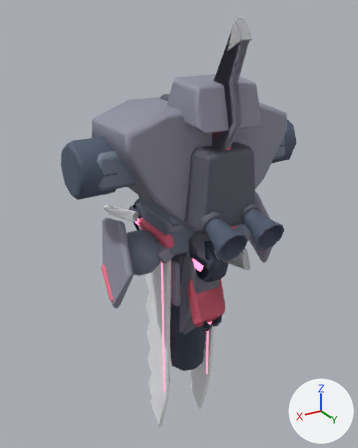
Before and after pictures for a commit that changed the glTF model src/client/render/mech/assets/roster/razor.glb.
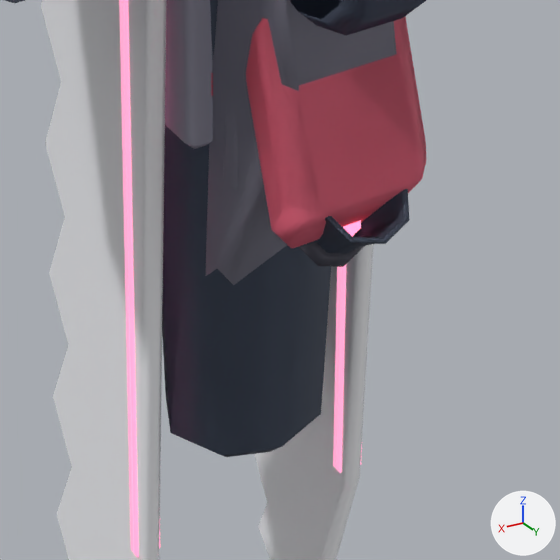
Each version is shown whole from a 50 mm lens placed at (3.21, 5.12, 2.58), pointed at (-0.06, -0.33, -0.15), then close up on the part from 38% to 71% of the width and 61% to 88% of the height. Every picture has the same lights, and +X, +Y and +Z are marked at lower right. The first two pictures are the older version. Where no turn or scale is listed for an object, it has been applied to the vertices. Vertices at exactly the same position are counted once.

The older version as bpy lines, for what is in view:
```python
me_elr_g = bpy.data.meshes.new('elR/G')
me_elr_g.from_pydata(...)  # 8 vertices, 12 faces; spans x -0.42..-0.34, y 0.0..0.06, z -2.6..-0.3
me_elr_g.materials.append(mat_razor___g_003)  # pink #ff93b7, glowing pink #ff93b7
me_kneel_d = bpy.data.meshes.new('kneeL/D')
me_kneel_d.from_pydata(...)  # 288 vertices, 563 faces; spans x -0.27..0.33, y -0.26..0.73, z -2.15..0.26
me_kneel_d.materials.append(mat_razor___d_003)  # dark blue #515c70
me_kneel_f = bpy.data.meshes.new('kneeL/F')
me_kneel_f.from_pydata(...)  # 128 vertices, 248 faces; spans x -0.1..0.32, y -0.21..0.55, z -1.39..0.21
me_kneel_f.materials.append(mat_razor___f_003)  # dark grey #5f5f6d
me_kneer_d = bpy.data.meshes.new('kneeR/D')
me_kneer_d.from_pydata(...)  # 288 vertices, 563 faces; spans x -0.33..0.27, y -0.26..0.73, z -2.15..0.26
me_kneer_d.materials.append(mat_razor___d_003)  # dark blue #515c70
me_kneer_f = bpy.data.meshes.new('kneeR/F')
me_kneer_f.from_pydata(...)  # 128 vertices, 248 faces; spans x -0.32..0.1, y -0.21..0.55, z -1.39..0.21
me_kneer_f.materials.append(mat_razor___f_003)  # dark grey #5f5f6d
ob_elr_g = bpy.data.objects.new('elR/G', me_elr_g)
ob_elr_g.location = (0.0, 0.0, 0.0)
ob_kneel_d = bpy.data.objects.new('kneeL/D', me_kneel_d)
ob_kneel_d.location = (0.0, 0.0, 0.0)
ob_kneel_f = bpy.data.objects.new('kneeL/F', me_kneel_f)
ob_kneel_f.location = (0.0, 0.0, 0.0)
ob_kneer_d = bpy.data.objects.new('kneeR/D', me_kneer_d)
ob_kneer_d.location = (0.0, 0.0, 0.0)
ob_kneer_f = bpy.data.objects.new('kneeR/F', me_kneer_f)
ob_kneer_f.location = (0.0, 0.0, 0.0)
# also in view: 'shL/P' at (0.2, 0.0, -0.31); 'ankleR/D' at (0.0, -0.35, -0.32); 'elR/T' at (-0.36, -0.18, -1.72); 'hipR/D' at (0.0, 0.0, -1.22); 'kneeR/S' at (0.0, 0.48, -0.9)
```
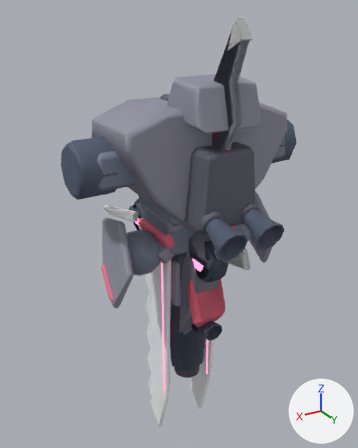
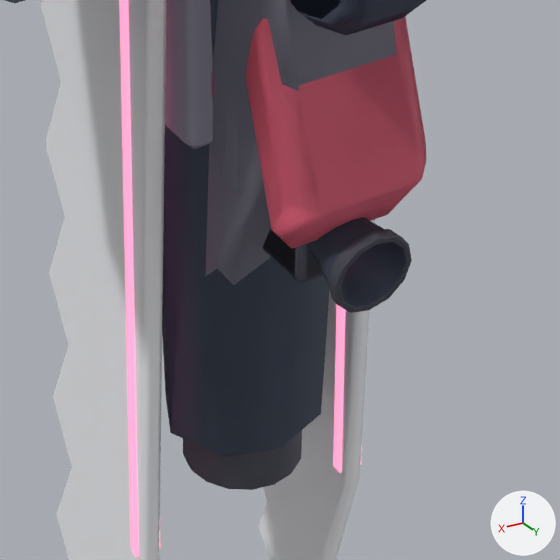
What differs and where, as boxes [x1, y1, x2, y2] in the close-ups (560 x 560 px):
'kneeR/D', reshaped (not visible before)
    after: [308, 217, 410, 311]
'hipL/F', added
    after: [183, 430, 302, 490]
'kneeL/F', reshaped (not visible before)
    after: [263, 229, 412, 313]
'kneeL/D', reshaped (not visible afterwards)
    before: [315, 189, 410, 254]
part 2 of me_kneel_f, added
    after: [328, 229, 412, 313]
part 3 of me_kneel_f, added
    after: [263, 229, 323, 282]
part 5 of me_kneer_f, deleted
    before: [299, 234, 364, 267]

What the commit changed:
me_kneel_d is used by ob_kneel_d; location (0.0, 0.0, 0.0).
me_kneel_d had 288 vertices, 563 faces and spanned x -0.27..0.33, y -0.26..0.73, z -2.15..0.26.
me_kneel_d now has 328 vertices, 644 faces and spans x -0.27..0.33, y -0.26..0.69, z -2.15..0.26.
Part 1, on me_kneel_d:
128 vertices are removed from x -0.14..0.14, y 0.43..0.73, z -1.34..-1.04.
255 faces are deleted.
Other edits to the shape of me_kneel_d do not show in these pictures.
me_kneel_f is used by ob_kneel_f; location (0.0, 0.0, 0.0).
me_kneel_f had 128 vertices, 248 faces and spanned x -0.1..0.32, y -0.21..0.55, z -1.39..0.21.
me_kneel_f now has 478 vertices, 940 faces and spans x -0.24..0.32, y -0.24..0.69, z -2.36..0.24.
me_kneel_f part 2: a new loose piece of 144 vertices spanning x -0.13..0.13, y 0.62..0.69, z -1.46..-1.2, in mat_razor___f_003 (dark grey #5f5f6d).
me_kneel_f part 3: a new loose piece of 56 vertices spanning x -0.11..0.11, y 0.24..0.47, z -1.46..-1.14, in mat_razor___f_003 (dark grey #5f5f6d).
Other edits to the shape of me_kneel_f do not show in these pictures.
me_kneer_d is used by ob_kneer_d; location (0.0, 0.0, 0.0).
me_kneer_d had 288 vertices, 563 faces and spanned x -0.33..0.27, y -0.26..0.73, z -2.15..0.26.
me_kneer_d now has 328 vertices, 644 faces and spans x -0.33..0.27, y -0.26..0.69, z -2.15..0.26.
me_kneer_d part 4: a new loose piece of 168 vertices spanning x -0.13..0.13, y 0.4..0.69, z -1.46..-1.2, in mat_razor___d_003 (dark blue #515c70).
Other edits to the shape of me_kneer_d do not show in these pictures.
me_kneer_f is used by ob_kneer_f; location (0.0, 0.0, 0.0).
me_kneer_f had 128 vertices, 248 faces and spanned x -0.32..0.1, y -0.21..0.55, z -1.39..0.21.
me_kneer_f now has 478 vertices, 940 faces and spans x -0.32..0.24, y -0.24..0.69, z -2.36..0.24.
me_kneer_f part 5: the loose piece of 32 vertices spanning x -0.1..0.1, y 0.38..0.55, z -1.39..-1.24 is deleted.
Other edits to the shape of me_kneer_f do not show in these pictures.
Mesh me_hipl_f is new.
It has 182 vertices, 356 faces and spans x -0.29..0.29, y -0.29..0.29, z -2.41..0.29.
It uses material mat_razor___f_003 (dark grey #5f5f6d).
Object 'hipL/F' (ob_hipl_f) is new; it shows me_hipl_f.
Its location is (0.0, 0.0, 0.0).
